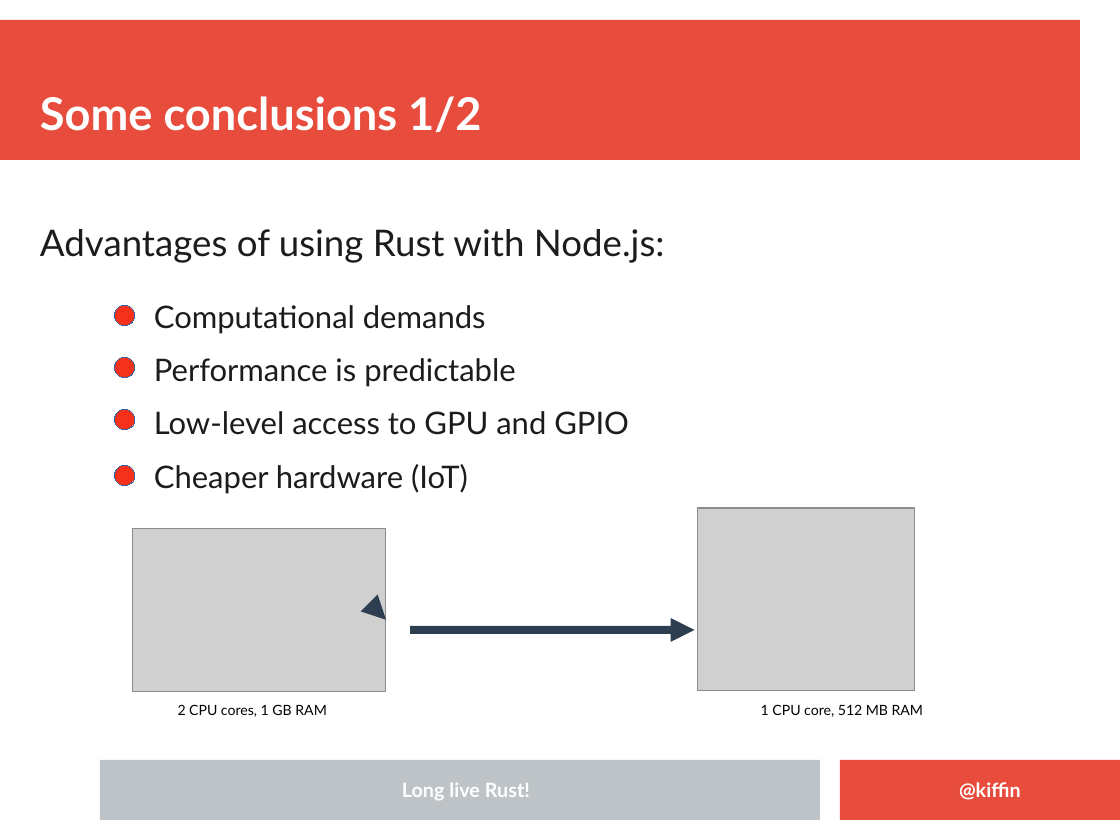
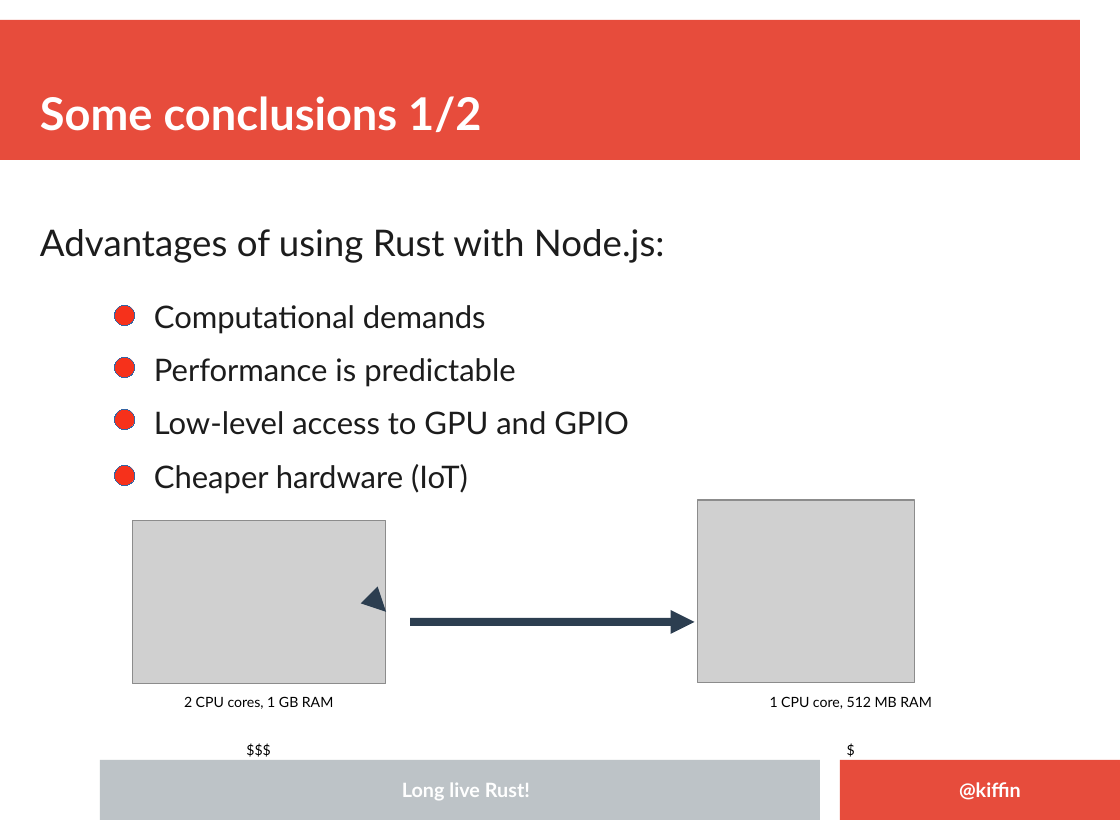
Before and after one commit to kgish/rust-node-addon-template, a slide deck: slide 34 of presentation/Embedding-Rust-in-NodeJS-applications.odp (slide 31 before the commit). Drawn at 1120x840 pixels with LibreOffice and Linux fonts; fonts in the diff are those of the drawing; grey boxes stand for pictures; background and template pictures are left out. Boxes give left, top, right and bottom in pixels: in the first picture for what was removed or moved away, otherwise in the second. Text is boxed around its words. In the diff, an @@ line names an element or a change of style, - is before the commit and + after.

```diff
--- a/presentation/Embedding-Rust-in-NodeJS-applications.odp
+++ b/presentation/Embedding-Rust-in-NodeJS-applications.odp
@@ 2 pictures, 2 arrows moved together from (x1=132, y1=508, x2=915, y2=692) to (x1=132, y1=500, x2=915, y2=684) @@
@@ text at (x1=184, y1=696, x2=333, y2=709): paragraph added @@
+$$$
@@ text "2 CPU cores, 1 GB ..." moved from (x1=178, y1=704, x2=326, y2=717) to (x1=184, y1=696, x2=333, y2=709) @@
@@ text at (x1=770, y1=696, x2=931, y2=709): paragraph added @@
+$
@@ text "1 CPU core, 512 MB ..." moved from (x1=761, y1=704, x2=923, y2=717) to (x1=770, y1=696, x2=931, y2=709) @@
@@ text at (x1=184, y1=696, x2=333, y2=709): alignment left to centre; more space between paragraphs @@
@@ text at (x1=770, y1=696, x2=931, y2=709): alignment left to centre; more space between paragraphs @@
```
Also in this commit, not shown: 4 other slides changed, 3 slides added, 6 other files.
